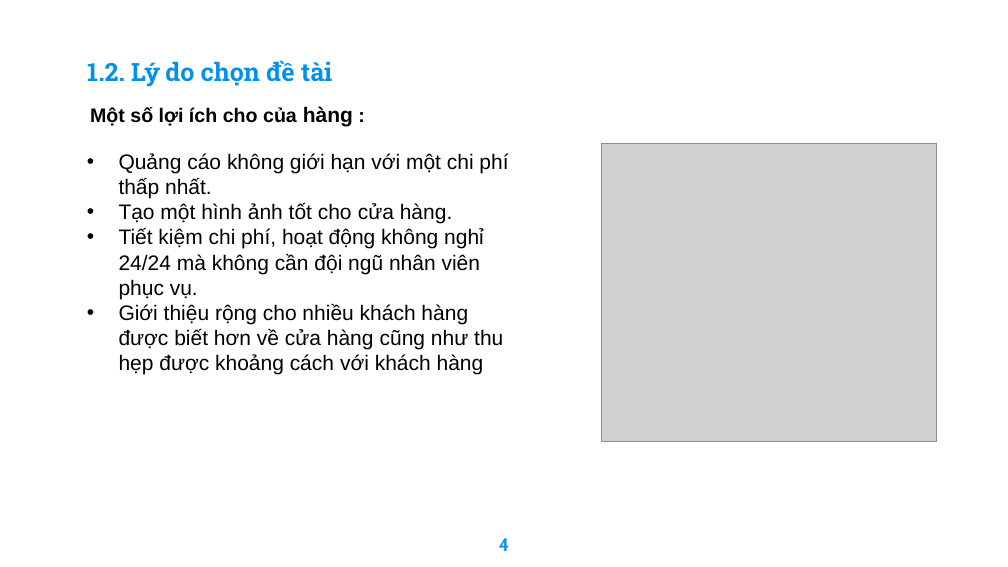
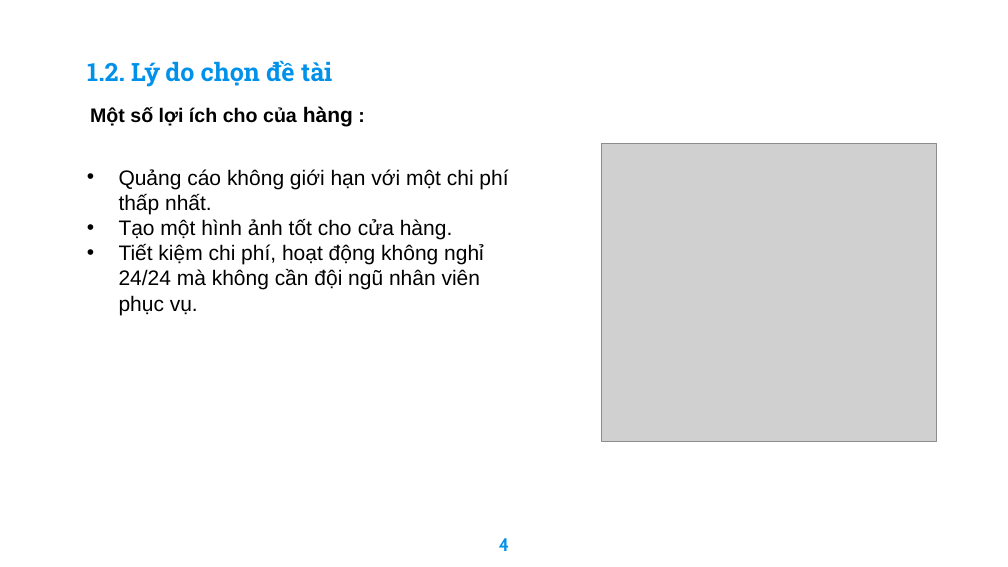
Before and after one commit to haitran2000/Ecommerce-Fashion-Website, a slide deck: slide 4 of Do An Tot Nghiep.pptx. Drawn at 1008x567 pixels with LibreOffice and Linux fonts; fonts in the diff are those of the drawing; grey boxes stand for pictures; background and template pictures are left out. Boxes give left, top, right and bottom in pixels: in the first picture for what was removed or moved away, otherwise in the second. Text is boxed around its words. In the diff, an @@ line names an element or a change of style, - is before the commit and + after.

```diff
--- a/Do An Tot Nghiep.pptx
+++ b/Do An Tot Nghiep.pptx
@@ text "Quảng cáo không giới hạn ...": place and size @@
-text "Quảng cáo không giới hạn ..." at [119,153,508,375]
+text "Quảng cáo không giới hạn ..." at [119,169,508,315]
@@ text at [119,304,503,375]: paragraph removed @@
-• Giới thiệu rộng cho nhiều khách hàng được biết hơn về cửa hàng cũng như thu hẹp được khoảng cách với khách hàng
```
Also in this commit, not shown: 11 other slides changed, 1 slide added, 6 slides removed, 20 other files.
